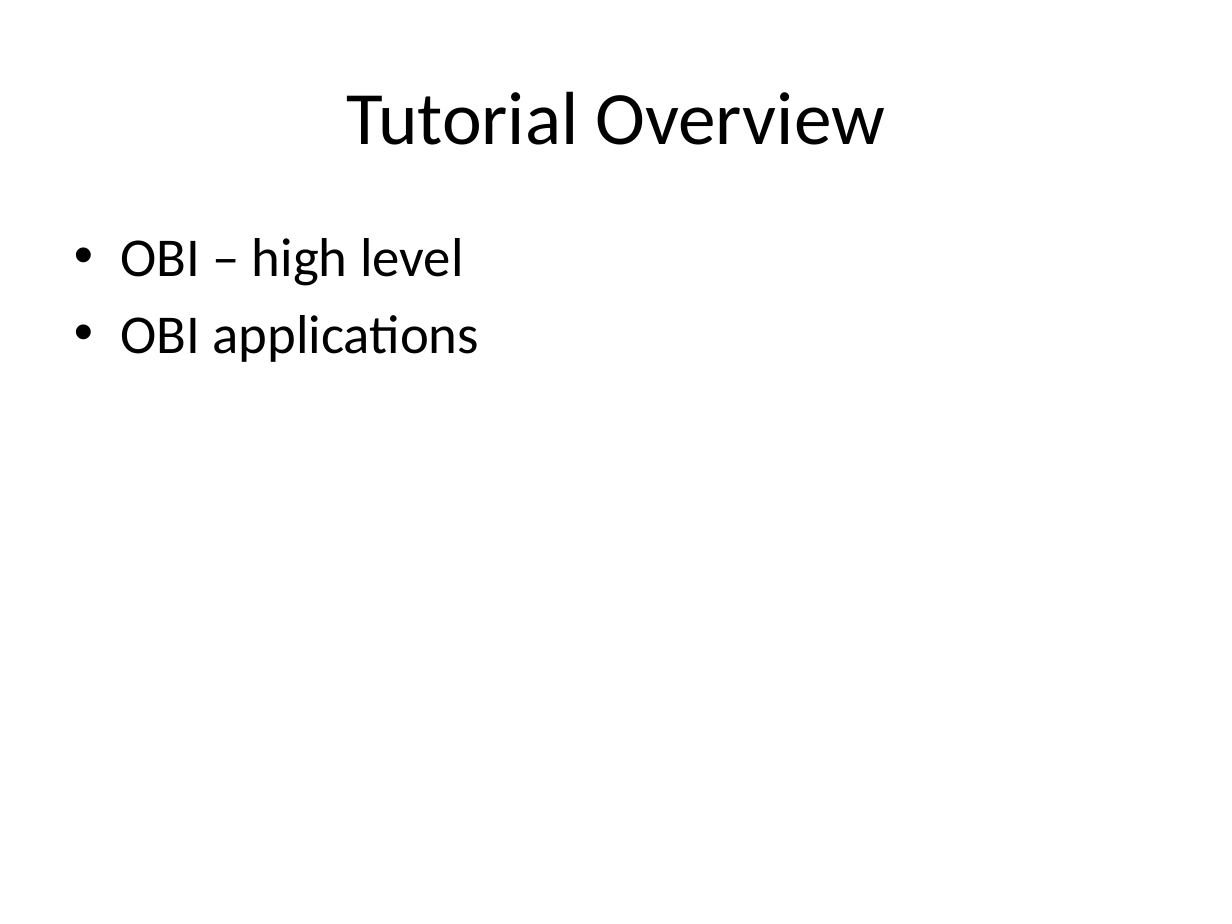
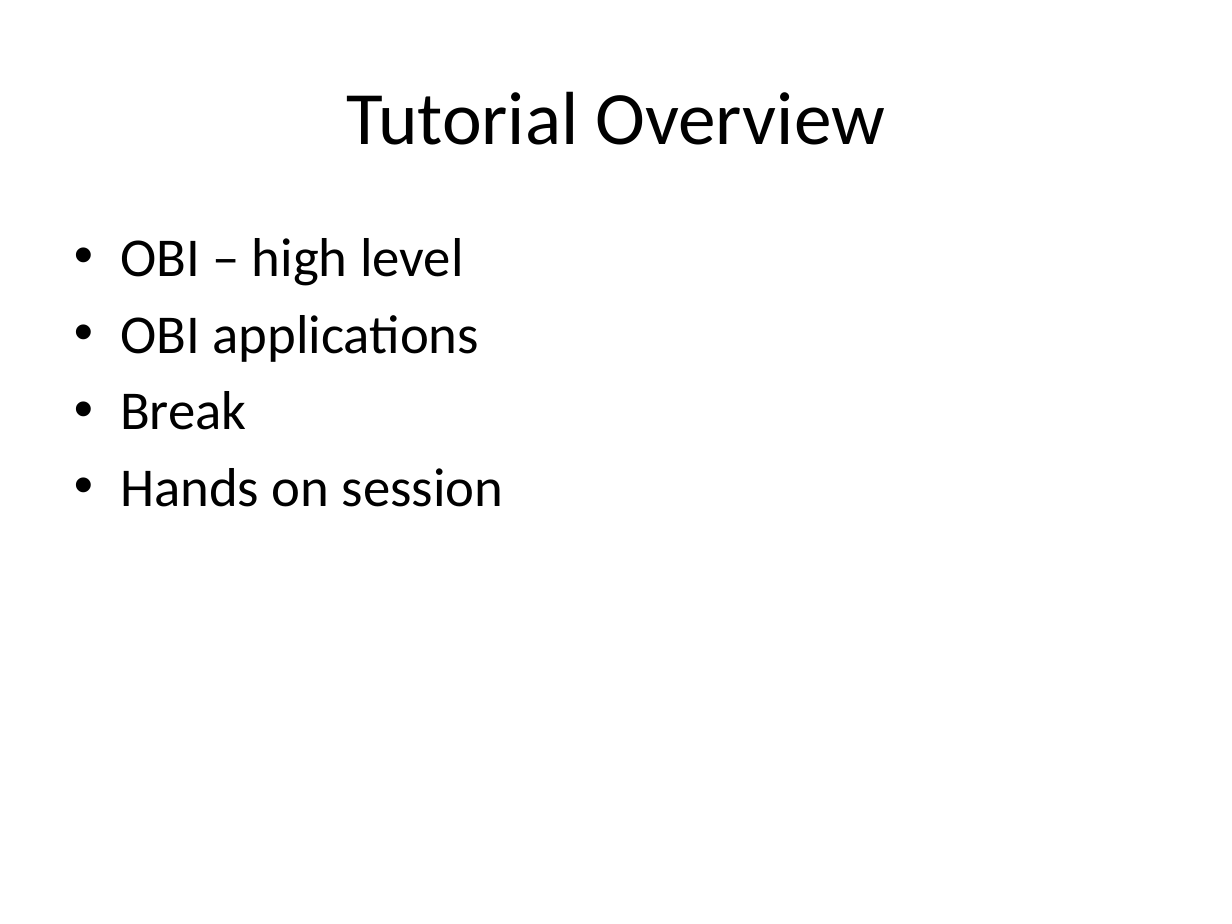
Before and after one commit to obi-ontology/obi-legacy-svn, a slide deck: slide 2 of trunk/docs/presentations/OBI tutorial July 2011 ICBO/OBI overview and IEDB.pptx. Drawn at 1232x924 pixels with LibreOffice and Linux fonts; fonts in the diff are those of the drawing. Boxes give left, top, right and bottom in pixels: in the first picture for what was removed or moved away, otherwise in the second. Text is boxed around its words. In the diff, an @@ line names an element or a change of style, - is before the commit and + after.

Commit message:
updated overview presentation + committed original announcement text.

```diff
--- a/trunk/docs/presentations/OBI tutorial July 2011 ICBO/OBI overview and IEDB.pptx
+++ b/trunk/docs/presentations/OBI tutorial July 2011 ICBO/OBI overview and IEDB.pptx
@@ text at [120,391,504,507]: paragraphs added @@
+• Break
+• Hands on session
```
Also in this commit, not shown: 3 other slides changed, 2 slides added, 1 other file.
